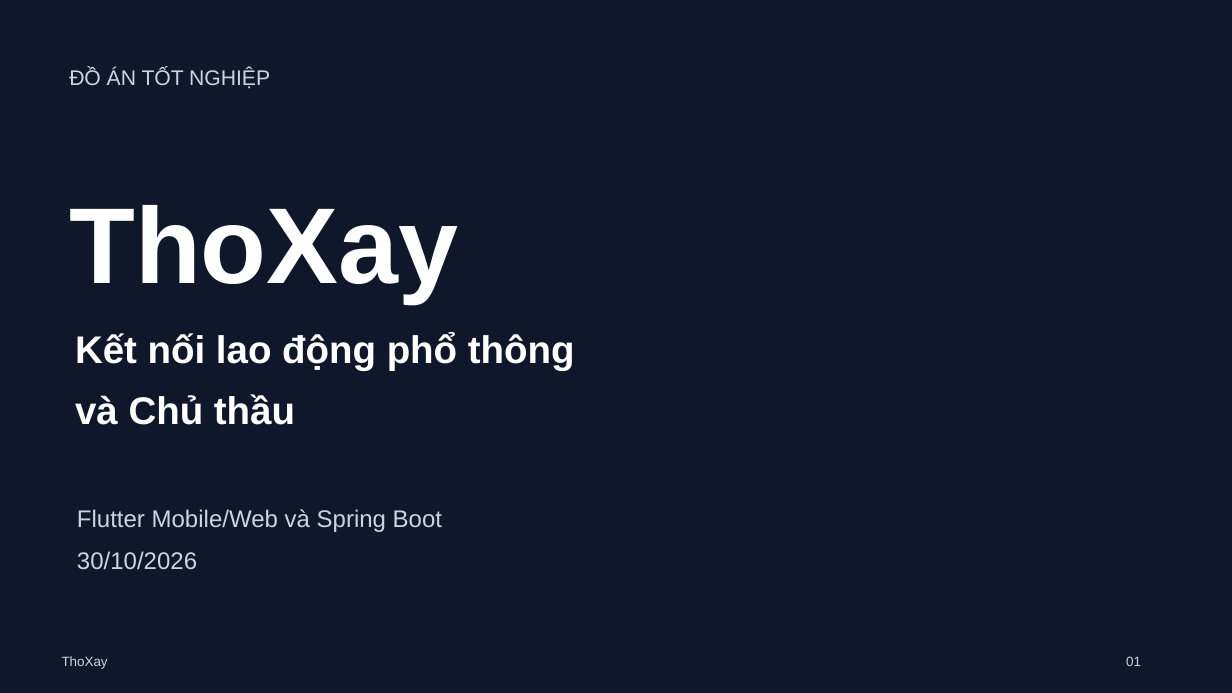
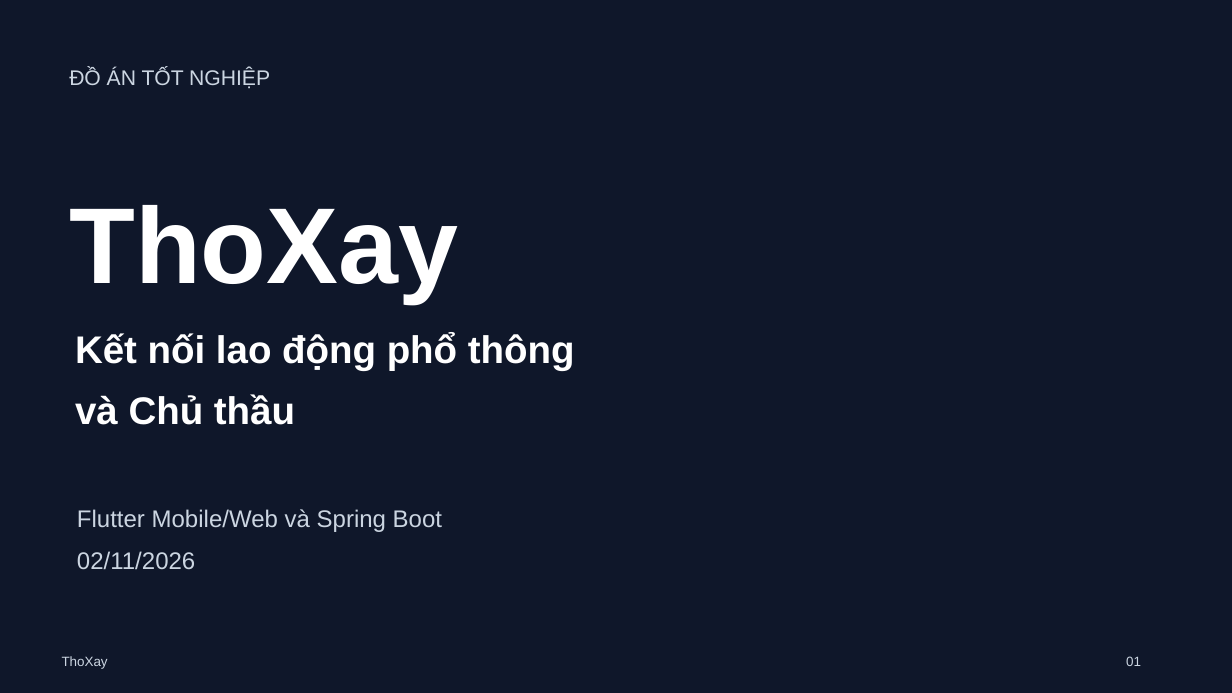
Before and after one commit to tranngocthiet2k6-ai/ThoXay, a slide deck: slide 1 of docs/SLIDE_BAO_VE_DO_AN.pptx. Drawn at 1232x693 pixels with LibreOffice and Linux fonts; fonts in the diff are those of the drawing. Boxes give left, top, right and bottom in pixels: in the first picture for what was removed or moved away, otherwise in the second. Text is boxed around its words. In the diff, an @@ line names an element or a change of style, - is before the commit and + after.

```diff
--- a/docs/SLIDE_BAO_VE_DO_AN.pptx
+++ b/docs/SLIDE_BAO_VE_DO_AN.pptx
@@ text at [77, 551, 195, 570]: text changed @@
-30/10/2026
+02/11/2026
```
Also in this commit, not shown: 2 other slides changed, 7 slides added, 7 slides removed, 27 other files.
